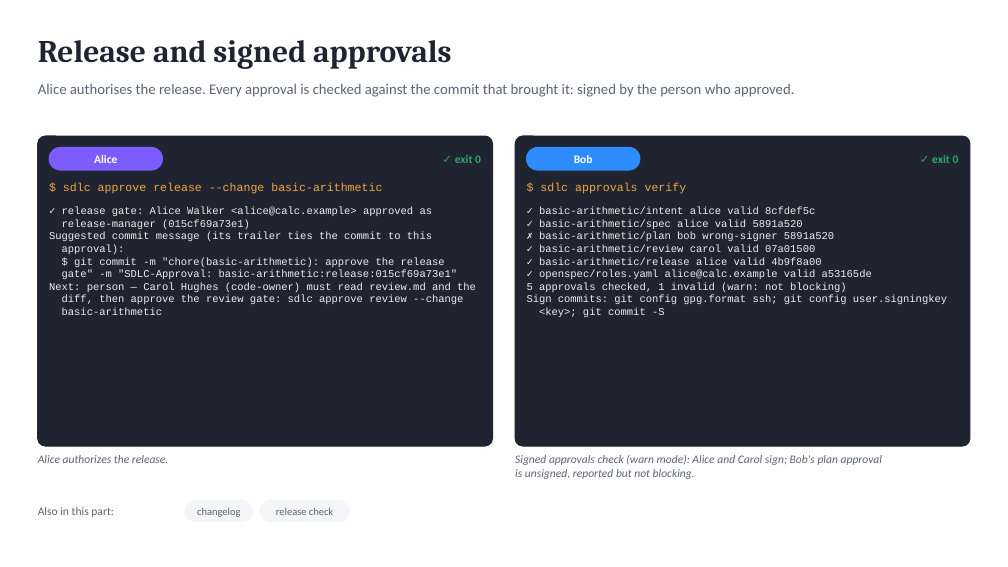
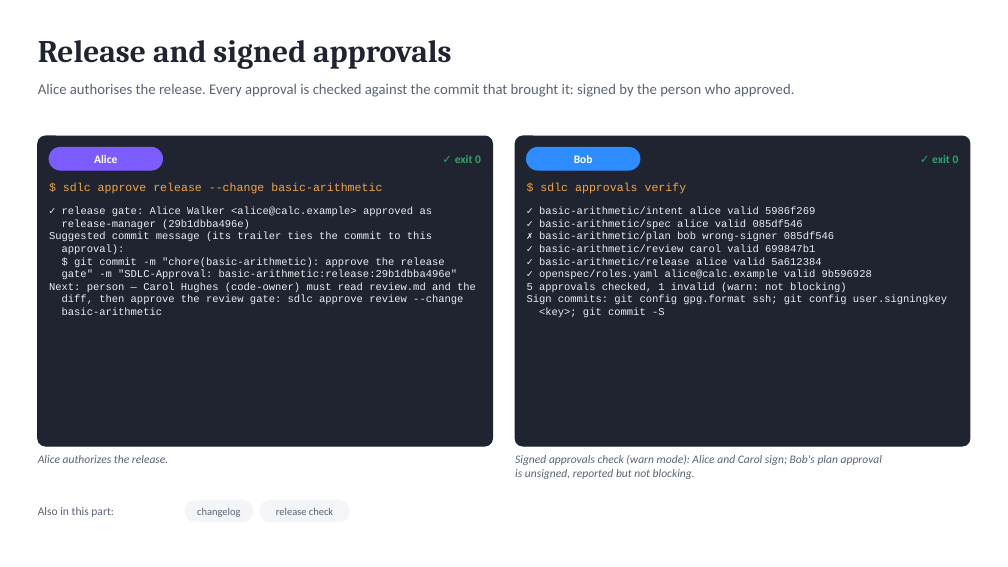
Before and after one commit to marin-ai-tech/sdlc, a slide deck: slide 13 of docs/demo/sdlc-calculator-demo.en.pptx. Drawn at 1008x567 pixels with LibreOffice and Linux fonts; fonts in the diff are those of the drawing. Boxes give left, top, right and bottom in pixels: in the first picture for what was removed or moved away, otherwise in the second. Text is boxed around its words. In the diff, an @@ line names an element or a change of style, - is before the commit and + after.

```diff
--- a/docs/demo/sdlc-calculator-demo.en.pptx
+++ b/docs/demo/sdlc-calculator-demo.en.pptx
@@ text at (x1=539, y1=207, x2=872, y2=279): text changed @@
-✓ basic-arithmetic/intent alice valid 8cfdef5c
-✓ basic-arithmetic/spec alice valid 5891a520
-✗ basic-arithmetic/plan bob wrong-signer 5891a520
-✓ basic-arithmetic/review carol valid 07a01500
-✓ basic-arithmetic/release alice valid 4b9f8a00
-✓ openspec/roles.yaml alice@calc.example valid a53165de
+✓ basic-arithmetic/intent alice valid 5986f269
+✓ basic-arithmetic/spec alice valid 085df546
+✗ basic-arithmetic/plan bob wrong-signer 085df546
+✓ basic-arithmetic/review carol valid 699847b1
+✓ basic-arithmetic/release alice valid 5a612384
+✓ openspec/roles.yaml alice@calc.example valid 9b596928
@@ text at (x1=62, y1=220, x2=250, y2=229): text changed @@
-release-manager (015cf69a73e1)
+release-manager (29b1dbba496e)
@@ text at (x1=62, y1=270, x2=458, y2=279): text changed @@
-gate" -m "SDLC-Approval: basic-arithmetic:release:015cf69a73e1"
+gate" -m "SDLC-Approval: basic-arithmetic:release:29b1dbba496e"
```
Also in this commit, not shown: 4 other slides changed, 59 other files.
